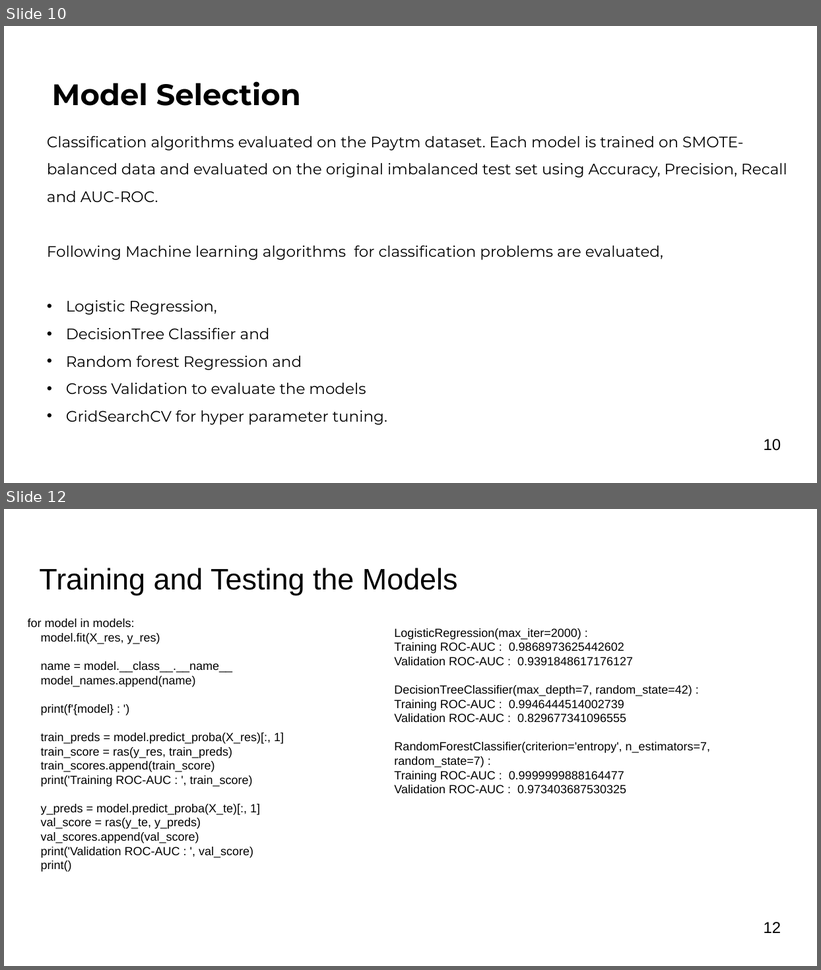
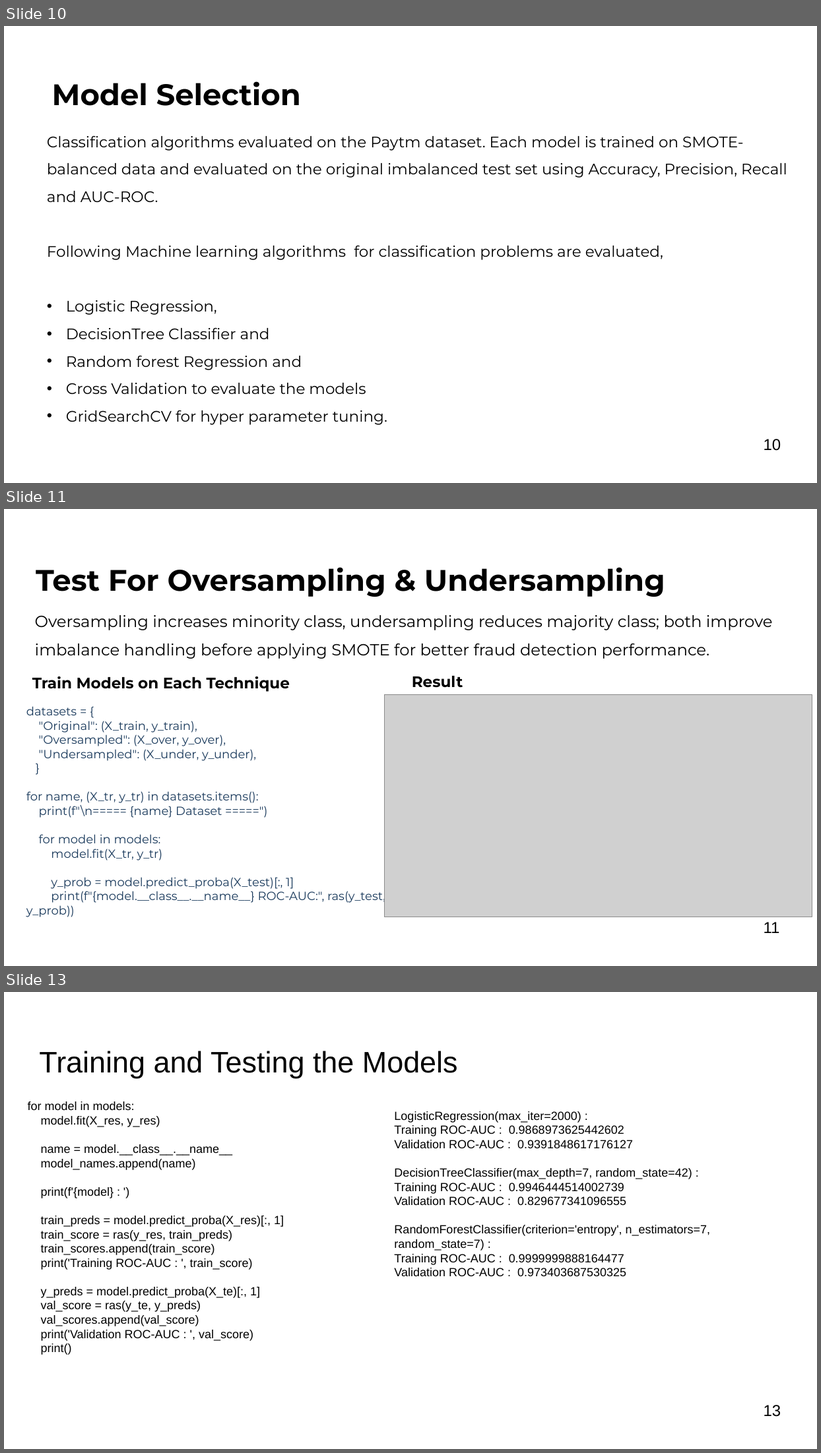
Before and after one commit to shraddhaGit-1813/DS_proj, a slide deck: ShraddhaTiwari - Final Presentation.pptx. Shown one above the other, each under a label of ours: slides 10 and 12 before the commit, slides 10, 11 and 13 after it; the slides between them are not shown. The pictures are 821x970 and 821x1453 pixels, drawn with LibreOffice and Linux fonts; fonts in the diff are those of the drawing; grey boxes stand for pictures; background and template pictures are left out. Boxes give left, top, right and bottom in pixels: in the first picture for what was removed or moved away, otherwise in the second. Text is boxed around its words. In the diff, an @@ line names an element or a change of style, - is before the commit and + after.

```diff
--- a/ShraddhaTiwari - Final Presentation.pptx
+++ b/ShraddhaTiwari - Final Presentation.pptx
@@ slide 11 added at <box>4,509,817,966</box>, background picture (left out) @@
@@ text added at <box>36,567,665,597</box>, 35 pt, text #000000, bold @@
+Test For Oversampling & Undersampling
@@ text added at <box>35,615,773,659</box>, 19 pt, text #000000 @@
+Oversampling increases minority class, undersampling reduces majority class; both improve imbalance handling before applying SMOTE for better fraud detection performance.
@@ text added at <box>32,677,290,692</box>, 18 pt, text #000000, bold @@
+Train Models on Each Technique
@@ text added at <box>412,676,463,688</box>, 18 pt, text #000000, bold @@
+Result
@@ text added at <box>26,706,385,918</box>, 14 pt, text #1A3A5C @@
+datasets = {
+"Original": (X_train, y_train),
+"Oversampled": (X_over, y_over),
+"Undersampled": (X_under, y_under),
+}
+for name, (X_tr, y_tr) in datasets.items():
+print(f"\n===== {name} Dataset =====")
+for model in models:
+model.fit(X_tr, y_tr)
+y_prob = model.predict_proba(X_test)[:, 1]
+print(f"{model.__class__.__name__} ROC-AUC:", ras(y_test, y_prob))
@@ picture added at <box>385,694,812,917</box> @@
@@ page number added at <box>764,922,780,933</box>, 18.6 pt, text #000000 @@
+11
@@ what was slide 12 is now slide 13 @@
@@ page number at <box>764,1405,781,1417</box>: text changed @@
-12
+13
```
Also in this commit, not shown: 1 slide changed.
